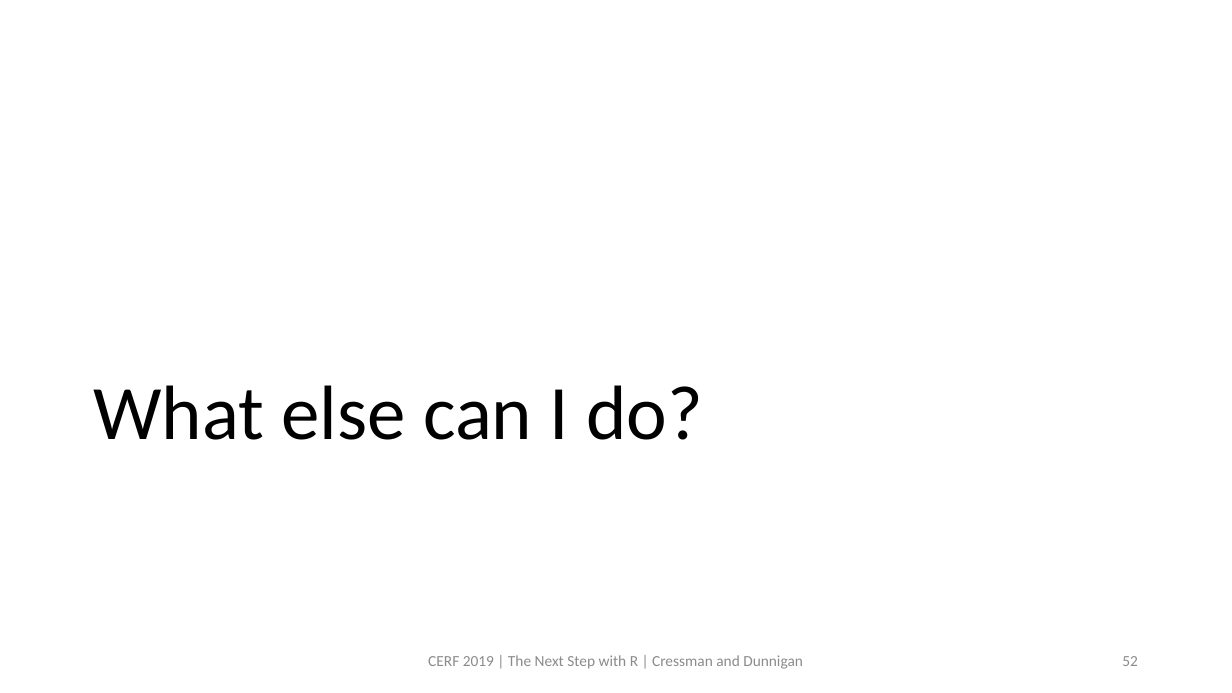
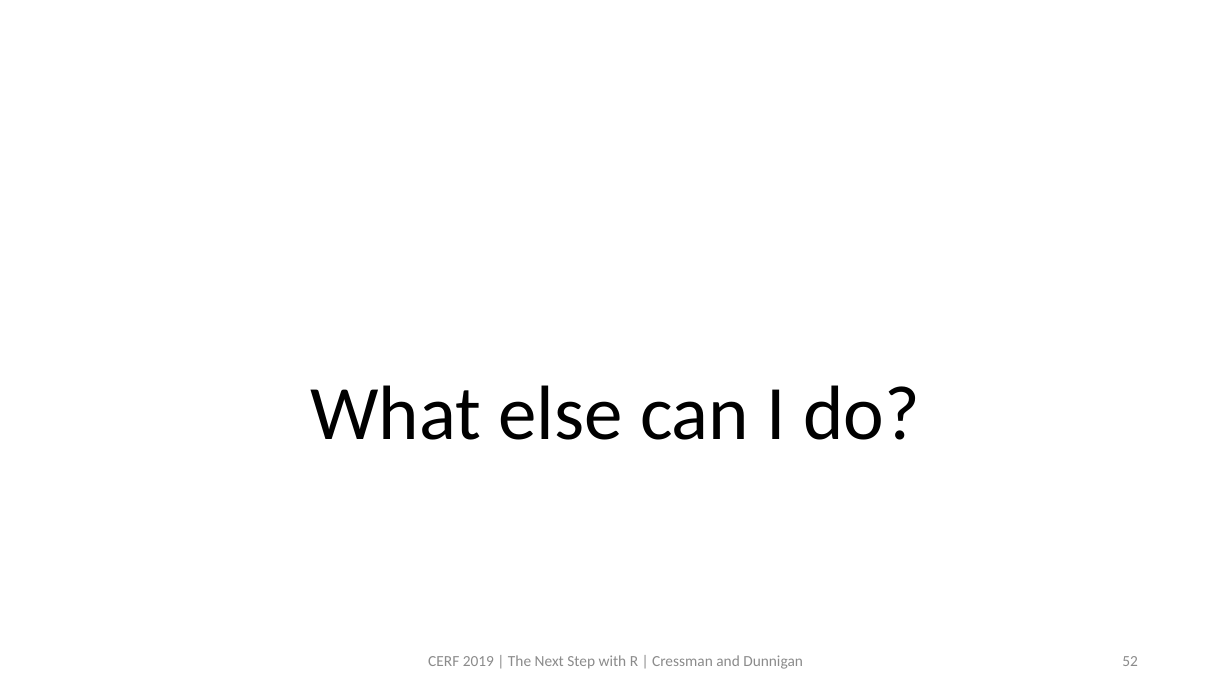
Before and after one commit to swmpkim/2019_CERF, a slide deck: slide 52 of slides/01_Visualize.pptx. Drawn at 1232x693 pixels with LibreOffice and Linux fonts; fonts in the diff are those of the drawing. Boxes give left, top, right and bottom in pixels: in the first picture for what was removed or moved away, otherwise in the second. Text is boxed around its words. In the diff, an @@ line names an element or a change of style, - is before the commit and + after.

```diff
--- a/slides/01_Visualize.pptx
+++ b/slides/01_Visualize.pptx
@@ title "What else can I do?" at (310, 385, 920, 440): alignment left to centre @@
```
Also in this commit, not shown: 1 other slide changed, 1 slide added.
